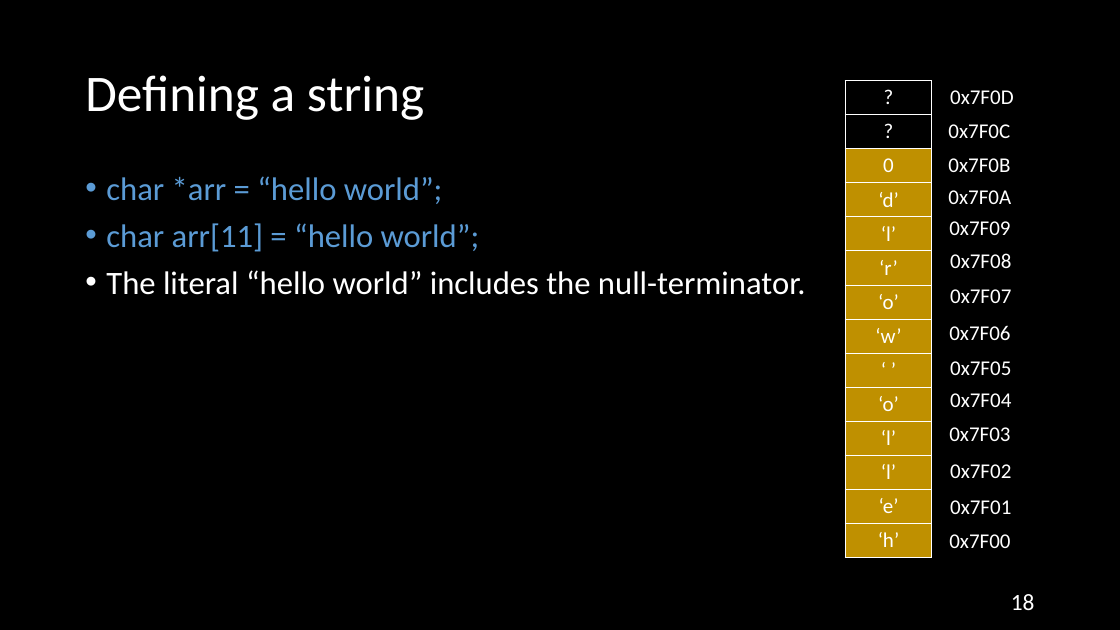
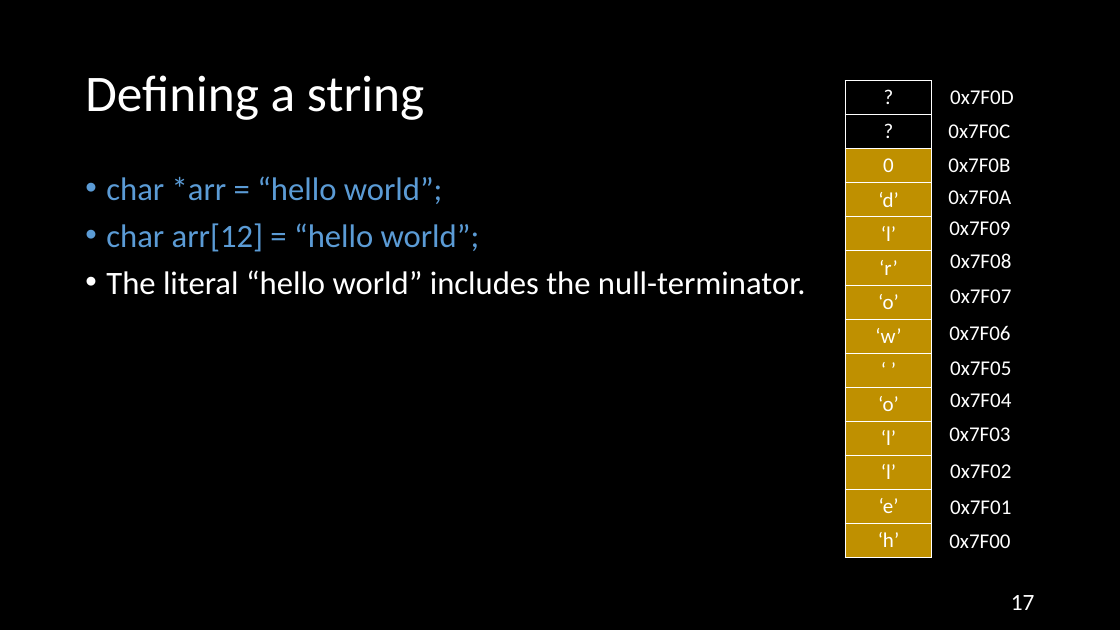
Before and after one commit to NYU-CSO/nyu-cso.github.io, a slide deck: slide 17 of rec-notes/r06.pptx (slide 18 before the commit). Drawn at 1120x630 pixels with LibreOffice and Linux fonts; fonts in the diff are those of the drawing. Boxes give left, top, right and bottom in pixels: in the first picture for what was removed or moved away, otherwise in the second. Text is boxed around its words. In the diff, an @@ line names an element or a change of style, - is before the commit and + after.

```diff
--- a/rec-notes/r06.pptx
+++ b/rec-notes/r06.pptx
@@ text at box(106, 223, 480, 252): text changed @@
-• char arr[11] = “hello world”;
+• char arr[12] = “hello world”;
@@ page number at box(1011, 595, 1035, 610): text changed @@
-18
+17
```
Also in this commit, not shown: 8 other slides changed, 13 slides added, 12 slides removed, 1 other file.
